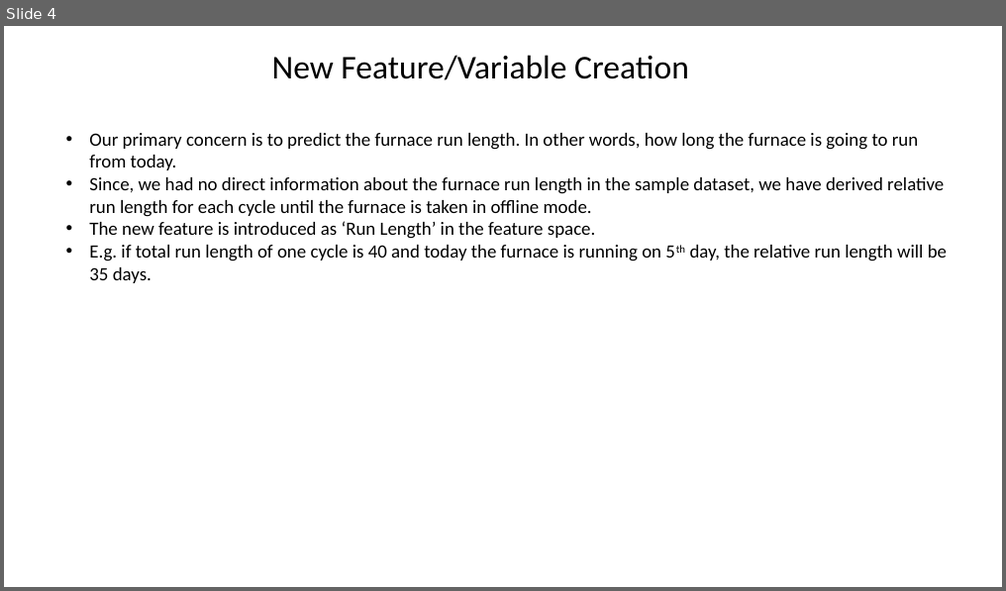
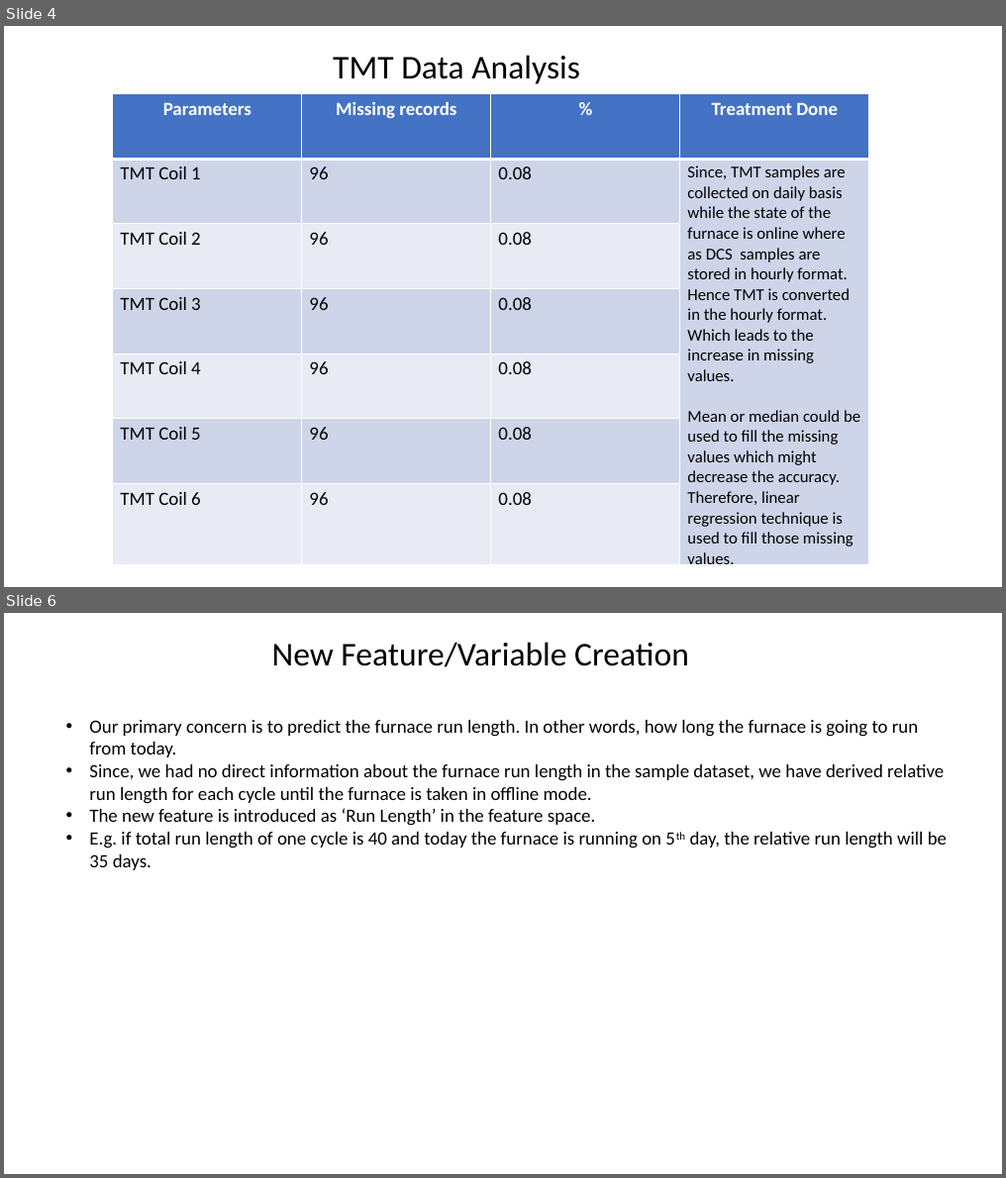
Before and after one commit to SabyasachiBhadra/CAP_106, a slide deck: CAP_106_Research_Env/EDA_Report/New Microsoft PowerPoint Presentation.pptx. Shown one above the other, each under a label of ours: slide 4 before the commit, slides 4 and 6 after it; the slides between them are not shown. The pictures are 1006x591 and 1006x1178 pixels, drawn with LibreOffice and Linux fonts; fonts in the diff are those of the drawing. Boxes give left, top, right and bottom in pixels: in the first picture for what was removed or moved away, otherwise in the second. Text is boxed around its words. In the diff, an @@ line names an element or a change of style, - is before the commit and + after.

Commit message:
hourly TMT data commited

```diff
--- a/CAP_106_Research_Env/EDA_Report/New Microsoft PowerPoint Presentation.pptx
+++ b/CAP_106_Research_Env/EDA_Report/New Microsoft PowerPoint Presentation.pptx
@@ slide 4 added at (x1=4, y1=26, x2=1002, y2=587), background #FFFFFF @@
@@ text added at (x1=333, y1=55, x2=580, y2=84), 32 pt, text #000000 @@
+TMT Data Analysis
@@ table added at (x1=113, y1=94, x2=870, y2=572), 7 rows, 4 columns @@
+Parameters | Missing records | % | Treatment Done
+TMT Coil 1 | 96 | 0.08 | Since, TMT samples are collected on daily basis while the state of the furnace is online where as DCS samples are stored in hourly format. Hence TMT is converted in the hourly format. Which leads to the increase in missing values. / Mean or median could be used to fill the missing values which might decrease the accuracy. / Therefore, linear regression technique is used to fill those missing values.
+TMT Coil 2 | 96 | 0.08 | 
+TMT Coil 3 | 96 | 0.08 | 
+TMT Coil 4 | 96 | 0.08 | 
+TMT Coil 5 | 96 | 0.08 | 
+TMT Coil 6 | 96 | 0.08 | 
@@ what was slide 4 is now slide 6 @@
```
Also in this commit, not shown: 6 other slides added, 23 other files.
